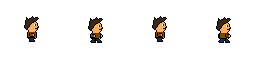
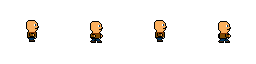
Revision of a layered 256 × 64 image; what changed, layer by layer:
hid "Hair" over [24, 16, 39, 30]
painted on "Layer 2" over [88, 17, 103, 31]
removed layer "Layer 4" over [92, 16, 226, 31]
removed layer "Layer 3" over [216, 17, 231, 31]
added layer "Layer 5" above "Layer 6" over [92, 20, 226, 31]
added layer "Layer 6" above "Layer 1" over [218, 21, 229, 31]
